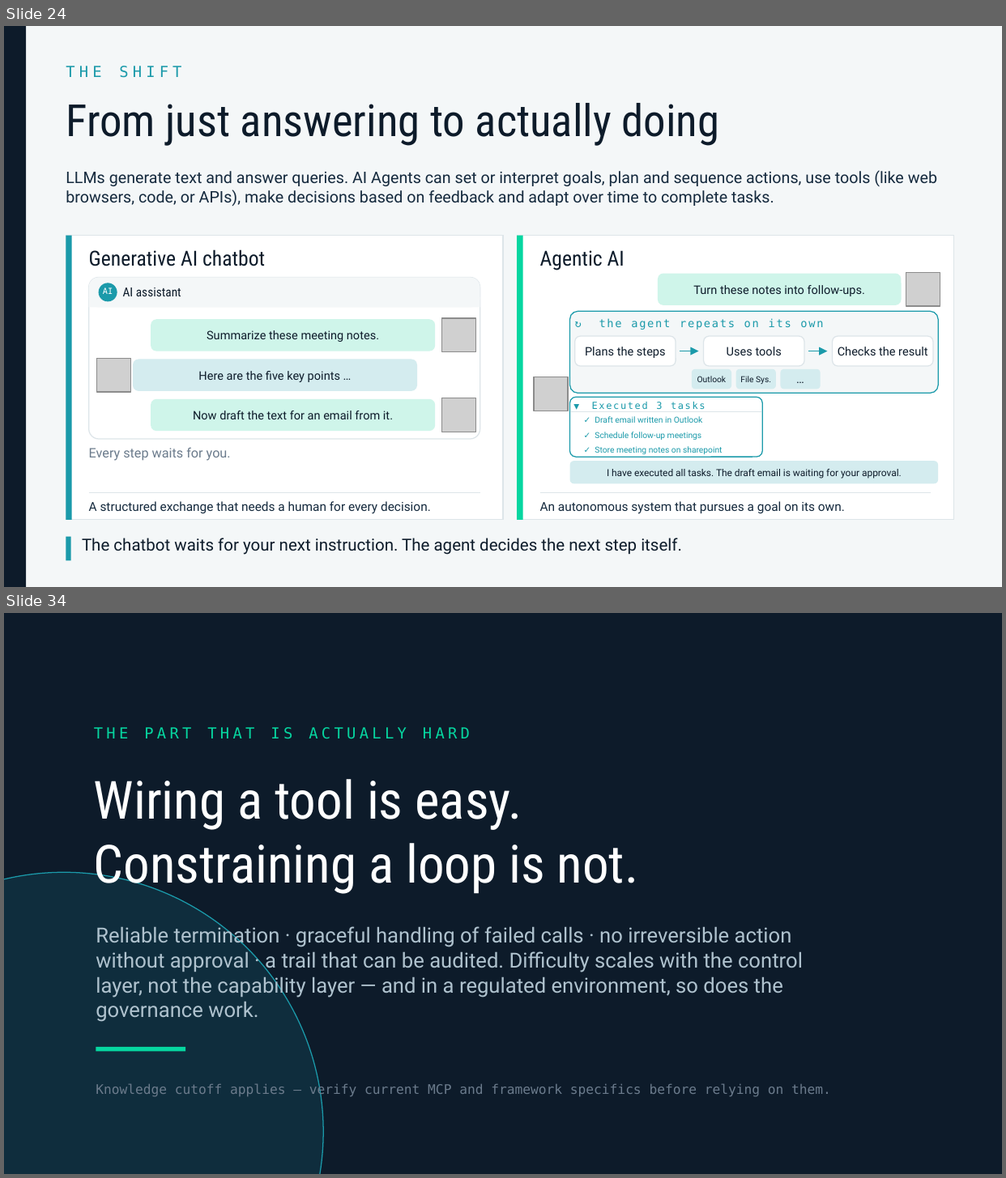
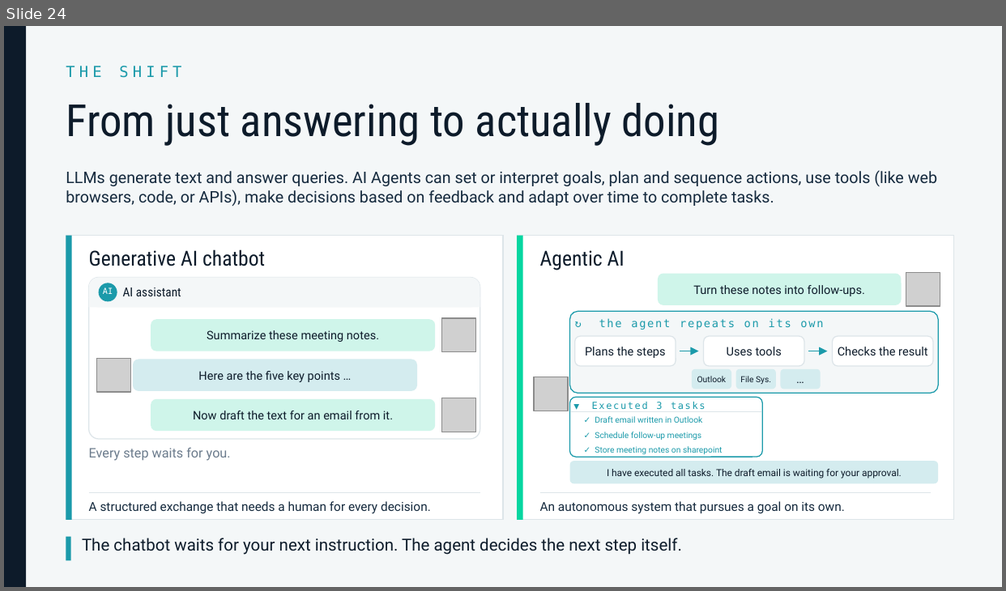
Before and after one commit to lukasroedl/ai-terminology-hell, a slide deck: ai-terminology-hell.pptx. Shown one above the other, each under a label of ours: slides 24 and 34 before the commit, slide 24 after it; the slides between them are not shown. The pictures are 1006x1178 and 1006x591 pixels, drawn with LibreOffice and Linux fonts; fonts in the diff are those of the drawing; grey boxes stand for pictures. Boxes give left, top, right and bottom in pixels: in the first picture for what was removed or moved away, otherwise in the second. Text is boxed around its words. In the diff, an @@ line names an element or a change of style, - is before the commit and + after.

```diff
--- a/ai-terminology-hell.pptx
+++ b/ai-terminology-hell.pptx
@@ slide 34 removed at (4,613,1002,1174), background #0D1B2A @@
@@ text removed at (94,727,470,739) @@
-THE PART THAT IS ACTUALLY HARD
@@ text removed at (94,779,638,896) @@
-Wiring a tool is easy.
-Constraining a loop is not.
@@ ellipse removed at (4,872,323,1174) @@
@@ text removed at (96,924,803,1022) @@
-Reliable termination · graceful handling of failed calls · no irreversible action without approval · a trail that can be audited. Difficulty scales with the control layer, not the capability layer — and in a regulated environment, so does the governance work.
@@ rectangle removed at (96,1047,185,1051) @@
@@ text removed at (96,1083,831,1097) @@
-Knowledge cutoff applies — verify current MCP and framework specifics before relying on them.
```
Also in this commit, not shown: 4 slides changed, 11 slides added, 8 other slides removed, 20 other files.
